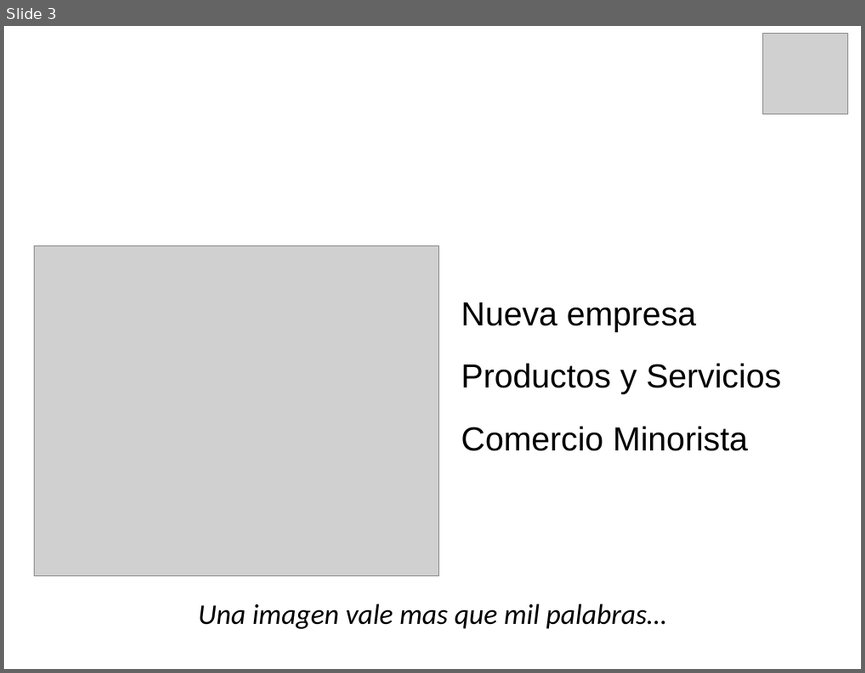
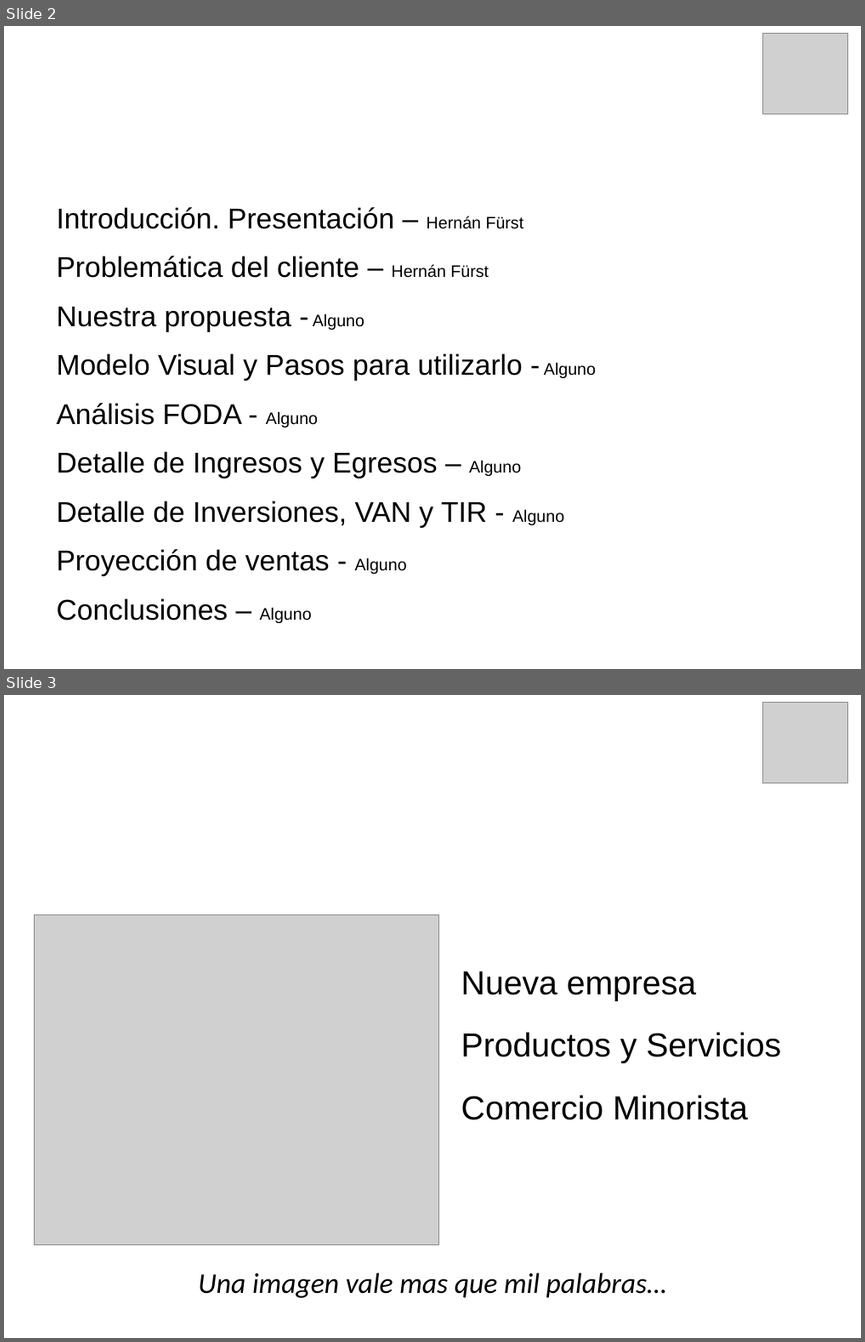
Before and after one commit to carlamadeo/proyectosfacultad, a slide deck: FPI/Vidriera Digital/FPI-V4.ppt. Shown one above the other, each under a label of ours: slide 3 before the commit, slides 2 and 3 after it. The pictures are 865x673 and 865x1342 pixels, drawn with LibreOffice and Linux fonts; fonts in the diff are those of the drawing; grey boxes stand for pictures; background and template pictures are left out. Boxes give left, top, right and bottom in pixels: in the first picture for what was removed or moved away, otherwise in the second. Text is boxed around its words. In the diff, an @@ line names an element or a change of style, - is before the commit and + after.

```diff
--- a/FPI/Vidriera Digital/FPI-V4.ppt
+++ b/FPI/Vidriera Digital/FPI-V4.ppt
@@ slide 2 added at [4, 26, 861, 669], background picture (left out) @@
@@ title added at [46, 26, 818, 144], 34 pt, text #FFFFFF @@
+Agenda
@@ picture added at [763, 34, 847, 114] @@
@@ text added at [54, 145, 369, 177], 18 pt, text #FFFFFF, bold @@
+www.mividrieradigital.com.ar
@@ text added at [57, 207, 596, 623], 24 pt, text #000000 @@
+Introducción. Presentación – Hernán Fürst
+Problemática del cliente – Hernán Fürst
+Nuestra propuesta - Alguno
+Modelo Visual y Pasos para utilizarlo - Alguno
+Análisis FODA - Alguno
+Detalle de Ingresos y Egresos – Alguno
+Detalle de Inversiones, VAN y TIR - Alguno
+Proyección de ventas - Alguno
+Conclusiones – Alguno
```
Also in this commit, not shown: 4 slides changed, 5 other slides added, 5 slides removed, 1 other file.
